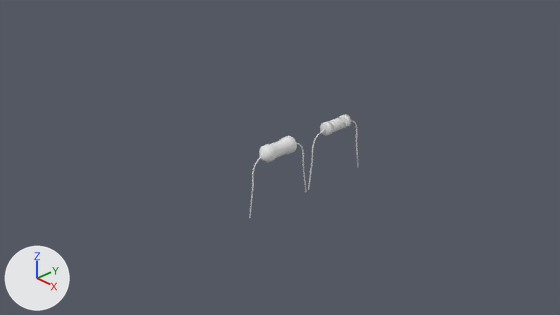
The Blender file side/sketchfab/elements/elements.blend, before and after one commit.
Camera for both pictures: the file's camera 'Camera'. The axes (+X, +Y, +Z) are drawn at lower left. The lights are the same throughout.

The older version as bpy lines, for what is in view:
```python
ob_box = bpy.data.objects.new('box', me_cylinder_005)
ob_box.location = (0.0, 0.0, 0.0)
ob_cylinder_c_001 = bpy.data.objects.new('cylinder_c.001', me_cylinder_007)
ob_cylinder_c_001.location = (0.002, 1.188, 0.088)
ob_cylinder_c_001.rotation_euler = (1.571, 0.0, 0.0)  # degrees (90, 0, 0)
ob_cylinder_c_001.scale = (0.09, 0.09, 0.15)
ob_cylinder_l_001 = bpy.data.objects.new('cylinder_l.001', me_cylinder_008)
ob_cylinder_l_001.location = (0.002, 0.991, 0.088)
ob_cylinder_l_001.rotation_euler = (1.571, 0.0, 0.0)  # degrees (90, 0, 0)
ob_cylinder_l_001.scale = (0.1, 0.1, 0.05)
ob_cylinder_r_001 = bpy.data.objects.new('cylinder_r.001', me_cylinder_009)
ob_cylinder_r_001.location = (0.002, 1.385, 0.088)
ob_cylinder_r_001.rotation_euler = (1.571, 0.0, 0.0)  # degrees (90, 0, 0)
ob_cylinder_r_001.scale = (0.1, 0.1, 0.05)
ob_leg_l = bpy.data.objects.new('leg_l', me_cylinder_003)
ob_leg_l.location = (0.0, -0.606, -0.873)
ob_leg_l.rotation_euler = (-0.411, 0.0, 0.0)  # degrees (-24, 0, 0)
ob_leg_l.scale = (0.01, -0.01, 0.5)
ob_leg_l_001 = bpy.data.objects.new('leg_l.001', me_cylinder_010)
ob_leg_l_001.location = (0.0, 0.598, -0.873)
ob_leg_l_001.rotation_euler = (-0.411, 0.0, 0.0)  # degrees (-24, 0, 0)
ob_leg_l_001.scale = (0.01, -0.01, 0.5)
ob_leg_r = bpy.data.objects.new('leg_r', me_cylinder)
ob_leg_r.location = (0.0, 0.577, -0.884)
ob_leg_r.rotation_euler = (0.411, 0.0, 0.0)  # degrees (24, 0, 0)
ob_leg_r.scale = (0.01, 0.01, 0.5)
ob_leg_r_001 = bpy.data.objects.new('leg_r.001', me_cylinder_011)
ob_leg_r_001.location = (0.0, 1.781, -0.884)
ob_leg_r_001.rotation_euler = (0.411, 0.0, 0.0)  # degrees (24, 0, 0)
ob_leg_r_001.scale = (0.01, 0.01, 0.5)
ob_wire_001 = bpy.data.objects.new('wire.001', me_plane_001)
ob_wire_001.location = (0.0, 1.341, 0.178)
ob_wire_001.rotation_euler = (3.142, 0.0, 0.0)  # degrees (180, 0, 0)
ob_wire_001.scale = (0.0215, 0.005, 0.0214)
```
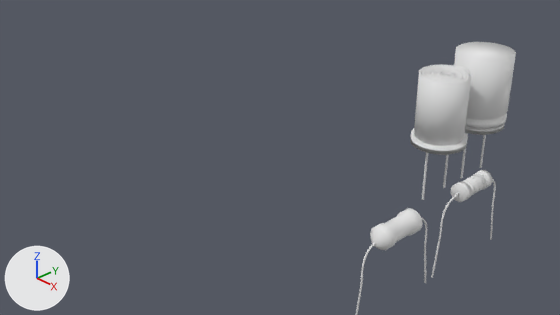
Patch to the scene script:
```diff
--- a/side/sketchfab/elements/elements.blend.py
+++ b/side/sketchfab/elements/elements.blend.py
@@ me_cylinder_008_1 @@
+me_cylinder_008_1.from_pydata(...)  # 256 vertices, 226 faces; spans x -1.0..1.0, y -1.0..1.0, z -1.0..1.0
+me_cylinder_008_1.polygons.foreach_set('use_smooth', [True] * 226)
@@ ob_box @@
-ob_box = bpy.data.objects.new('box', me_cylinder_005)
-ob_box.location = (0.0, 0.0, 0.0)
+ob_box = bpy.data.objects.new('box', me_cylinder_008_1)
+ob_box.location = (-0.033, 0.0, 1.12)
+ob_box.scale = (0.9, 0.9, 1.1)
+ob_box.hide_set(True)
@@ ob_leg_l @@
 ob_leg_l = bpy.data.objects.new('leg_l', me_cylinder_003)
-ob_leg_l.location = (0.0, -0.606, -0.873)
+ob_leg_l.location = (3.394, -2.194, -0.025)
 ob_leg_l.rotation_euler = (-0.411, 0.0, 0.0)  # degrees (-24, 0, 0)
@@ ob_leg_r @@
 ob_leg_r = bpy.data.objects.new('leg_r', me_cylinder)
-ob_leg_r.location = (0.0, 0.577, -0.884)
+ob_leg_r.location = (3.394, -1.011, -0.036)
 ob_leg_r.rotation_euler = (0.411, 0.0, 0.0)  # degrees (24, 0, 0)
@@ ob_cylinder_c_001 @@
 ob_cylinder_c_001 = bpy.data.objects.new('cylinder_c.001', me_cylinder_007)
-ob_cylinder_c_001.location = (0.002, 1.188, 0.088)
+ob_cylinder_c_001.location = (3.395, -0.336, 0.936)
 ob_cylinder_c_001.rotation_euler = (1.571, 0.0, 0.0)  # degrees (90, 0, 0)
@@ ob_cylinder_l_001 @@
 ob_cylinder_l_001 = bpy.data.objects.new('cylinder_l.001', me_cylinder_008)
-ob_cylinder_l_001.location = (0.002, 0.991, 0.088)
+ob_cylinder_l_001.location = (3.395, -0.534, 0.936)
 ob_cylinder_l_001.rotation_euler = (1.571, 0.0, 0.0)  # degrees (90, 0, 0)
@@ ob_cylinder_r_001 @@
 ob_cylinder_r_001 = bpy.data.objects.new('cylinder_r.001', me_cylinder_009)
-ob_cylinder_r_001.location = (0.002, 1.385, 0.088)
+ob_cylinder_r_001.location = (3.395, -0.139, 0.936)
 ob_cylinder_r_001.rotation_euler = (1.571, 0.0, 0.0)  # degrees (90, 0, 0)
@@ ob_leg_l_001 @@
 ob_leg_l_001 = bpy.data.objects.new('leg_l.001', me_cylinder_010)
-ob_leg_l_001.location = (0.0, 0.598, -0.873)
+ob_leg_l_001.location = (3.394, -0.927, -0.025)
 ob_leg_l_001.rotation_euler = (-0.411, 0.0, 0.0)  # degrees (-24, 0, 0)
@@ ob_leg_r_001 @@
 ob_leg_r_001 = bpy.data.objects.new('leg_r.001', me_cylinder_011)
-ob_leg_r_001.location = (0.0, 1.781, -0.884)
+ob_leg_r_001.location = (3.394, 0.256, -0.036)
 ob_leg_r_001.rotation_euler = (0.411, 0.0, 0.0)  # degrees (24, 0, 0)
@@ ob_wire_001 @@
 ob_wire_001 = bpy.data.objects.new('wire.001', me_plane_001)
-ob_wire_001.location = (0.0, 1.341, 0.178)
+ob_wire_001.location = (3.394, -0.183, 1.026)
 ob_wire_001.rotation_euler = (3.142, 0.0, 0.0)  # degrees (180, 0, 0)
@@ ob_leg_r_003 @@
+ob_leg_r_003 = bpy.data.objects.new('leg_r.003', me_cylinder_020)  # a 32-sided cylinder along z spanning x -1.0..1.0, y -1.0..1.0, z -1.0..1.0
+ob_leg_r_003.location = (2.263, 1.717, 0.427)
+ob_leg_r_003.scale = (0.0145, 0.0145, 0.414)
@@ ob_leg_l_003 @@
+ob_leg_l_003 = bpy.data.objects.new('leg_l.003', me_cylinder_020.copy())
+ob_leg_l_003.location = (2.263, 1.259, 0.427)
+ob_leg_l_003.scale = (0.0145, 0.0145, 0.414)
@@ ob_bottom_001 @@
+ob_bottom_001 = bpy.data.objects.new('bottom.001', me_cylinder_009.copy())  # the mesh of ob_cylinder_r_001
+ob_bottom_001.location = (2.253, 1.498, 0.794)
+ob_bottom_001.scale = (0.352, 0.352, 0.0518)
@@ ob_box_002 @@
+ob_box_002 = bpy.data.objects.new('box.002', me_cylinder_008_1.copy())
+ob_box_002.location = (2.25, 1.498, 1.301)
+ob_box_002.scale = (0.373, 0.373, 0.456)
@@ ob_leg_r_002 @@
+ob_leg_r_002 = bpy.data.objects.new('leg_r.002', me_cylinder_009)
+ob_leg_r_002.location = (2.263, 0.864, 0.427)
+ob_leg_r_002.scale = (0.0145, 0.0145, 0.414)
@@ ob_leg_l_002 @@
+ob_leg_l_002 = bpy.data.objects.new('leg_l.002', me_cylinder_020.copy())
+ob_leg_l_002.location = (2.263, 0.407, 0.427)
+ob_leg_l_002.scale = (0.0145, 0.0145, 0.414)
@@ ob_electrolyte @@
+ob_electrolyte = bpy.data.objects.new('electrolyte', me_cylinder_009.copy())  # the mesh of ob_cylinder_r_001
+ob_electrolyte.location = (2.254, 0.654, 1.251)
+ob_electrolyte.rotation_euler = (0.0, 0.0, -0.759)  # degrees (0, 0, -43)
+ob_electrolyte.scale = (0.303, 0.303, 0.391)
@@ ob_cathode @@
+ob_cathode = bpy.data.objects.new('cathode', me_mesh_003)  # 894 vertices, 766 faces; spans x -0.81..0.76, y -0.79..0.77, z 0.01..2.0
+ob_cathode.location = (2.262, 0.643, 0.837)
+ob_cathode.rotation_euler = (0.0, 0.0, -0.759)  # degrees (0, 0, -43)
+ob_cathode.scale = (0.415, 0.415, 0.414)
@@ ob_bottom @@
+ob_bottom = bpy.data.objects.new('bottom', me_cylinder_007)
+ob_bottom.location = (2.253, 0.645, 0.794)
+ob_bottom.scale = (0.352, 0.352, 0.0518)
@@ ob_anode @@
+ob_anode = bpy.data.objects.new('anode', me_mesh_003.copy())
+ob_anode.location = (2.262, 0.643, 0.837)
+ob_anode.rotation_euler = (0.0, 0.0, -0.759)  # degrees (0, 0, -43)
+ob_anode.scale = (0.36, 0.36, 0.414)
@@ ob_box_001 @@
+ob_box_001 = bpy.data.objects.new('box.001', me_cylinder_005)
+ob_box_001.location = (3.394, -1.587, 0.848)
```

Where the change shows, as pixel boxes (x1, y1, x2, y2) in the pictures (560 x 315 px):
'box.002', added: after (454, 42, 516, 128)
'cathode', added: after (414, 64, 470, 146)
'box.001', added: after (370, 208, 423, 250)
'box', hidden: before (259, 136, 297, 163)
'bottom', added: after (410, 129, 468, 155)
'cylinder_l.001', moved: before (320, 121, 334, 136); after (451, 181, 472, 202)
'cylinder_c.001', moved: before (329, 117, 347, 132); after (463, 173, 487, 196)
'anode', added: after (422, 66, 466, 82)
'leg_l', moved: before (249, 157, 262, 218); after (356, 242, 376, 315)
'leg_l.001', moved: before (308, 129, 325, 190); after (431, 192, 459, 278)
'bottom.001', added: after (465, 123, 505, 135)
'electrolyte', added: after (421, 71, 471, 140)
'leg_r', moved: before (297, 143, 307, 192); after (422, 218, 427, 283)
'cylinder_r.001', moved: before (339, 114, 351, 128); after (473, 170, 493, 190)
'leg_r.001', moved: before (351, 121, 359, 168); after (490, 178, 496, 240)
'leg_l.002', added: after (422, 152, 428, 200)
'wire.001', moved: before (332, 118, 345, 132); after (465, 173, 484, 195)
'leg_r.002', added: after (443, 154, 449, 188)
'leg_r.003', added: after (480, 135, 486, 168)
'leg_l.003', added: after (460, 133, 468, 178)
